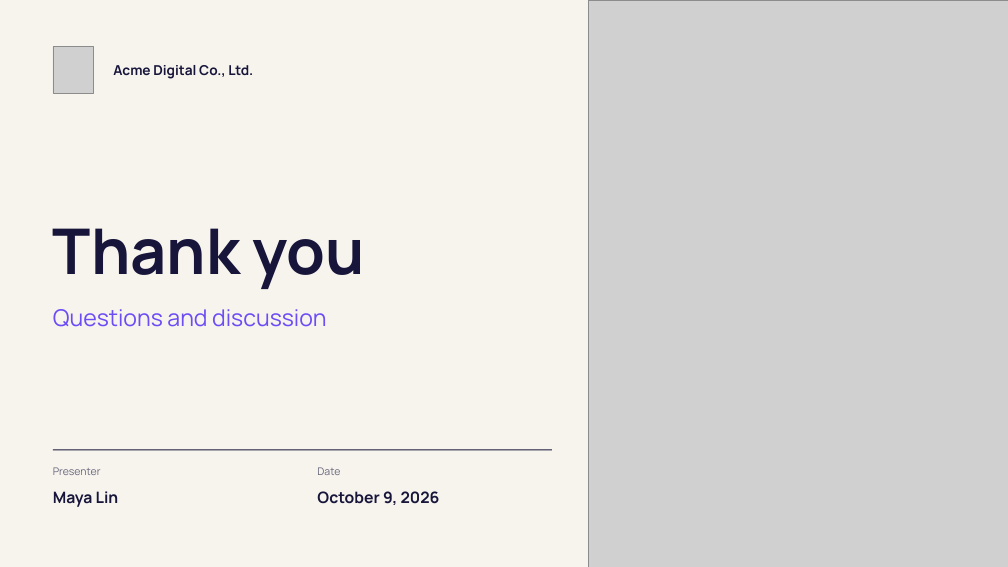
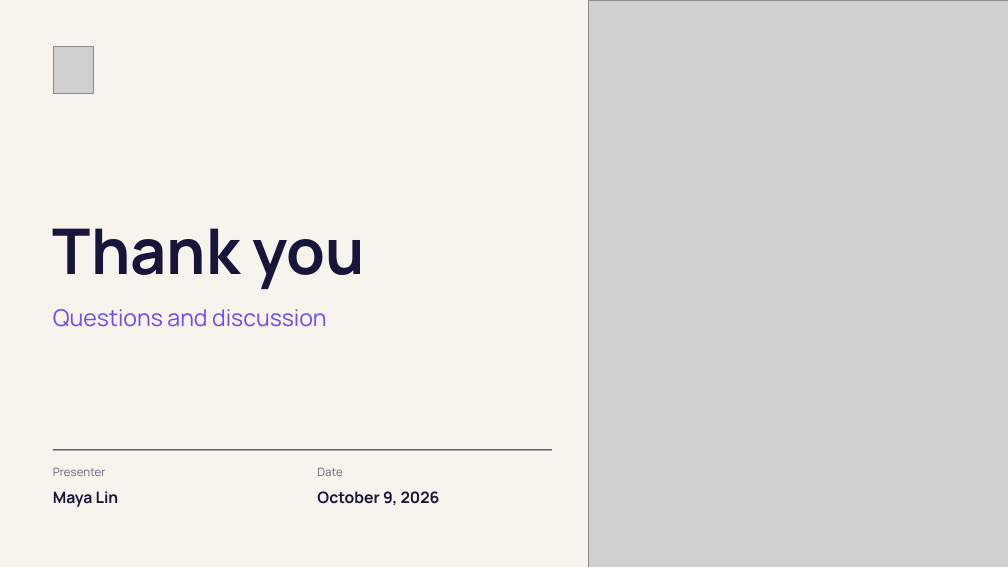
Before and after one commit to Soe-Moe/showship, a slide deck: slide 11 of docs/example-deck-paper.pptx. Drawn at 1008x567 pixels with LibreOffice and Linux fonts; fonts in the diff are those of the drawing; grey boxes stand for pictures. Boxes give left, top, right and bottom in pixels: in the first picture for what was removed or moved away, otherwise in the second. Text is boxed around its words. In the diff, an @@ line names an element or a change of style, - is before the commit and + after.

Commit message:
0.1.0-beta.10: deck layout checks, design rules, refreshed previews
- check_deck.js renders the deck and flags text near the edges or colliding
- lint_report.js enforces per-field text length limits
- design_rules.md: design rules for templates and decks
- timeline edge overflow, hollow attention cards, small text, tracked uppercase labels fixed
- make_previews.js regenerates docs images and example decks

```diff
--- a/docs/example-deck-paper.pptx
+++ b/docs/example-deck-paper.pptx
@@ text removed at <box>113,65,253,79</box> @@
-Acme Digital Co., Ltd.
@@ text "Presenter" at <box>53,467,106,476</box>: size 10 to 11 pt @@
@@ text "Date" at <box>317,467,342,476</box>: size 10 to 11 pt @@
```
Also in this commit, not shown: 10 other slides changed, 30 other files.
